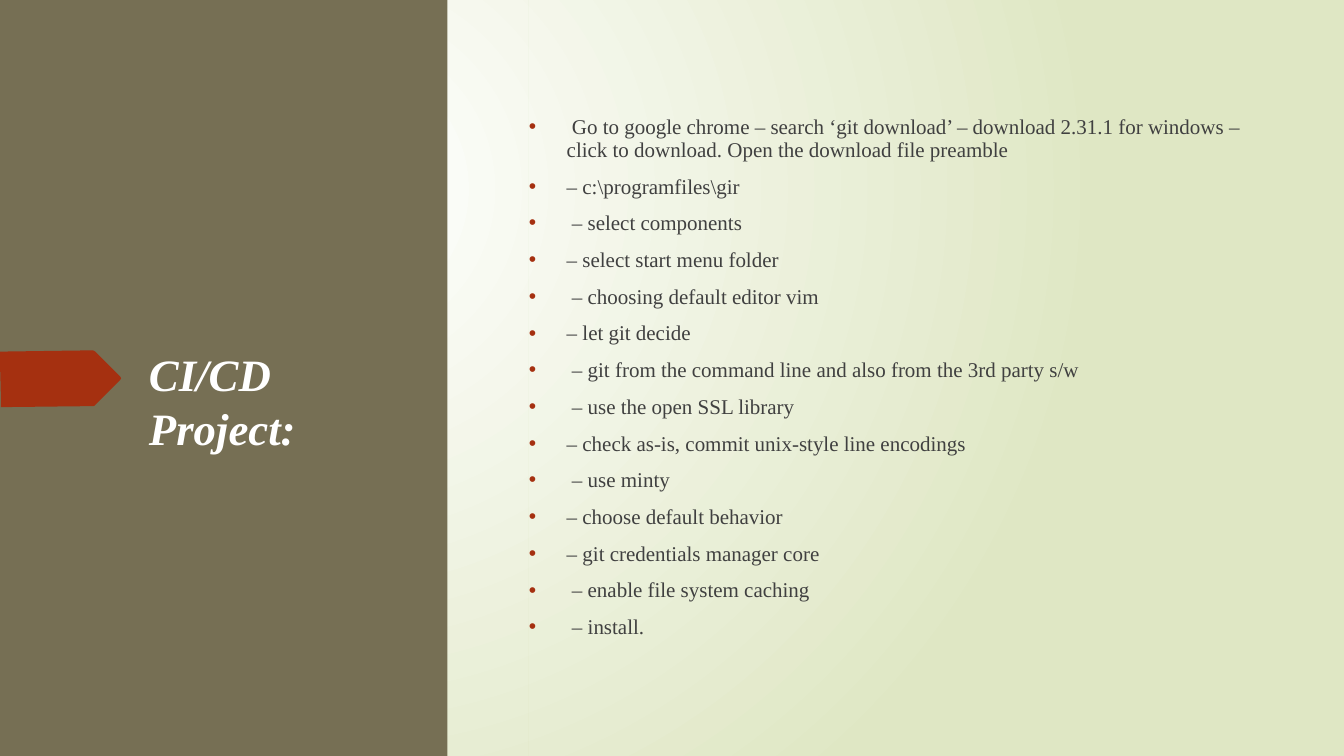
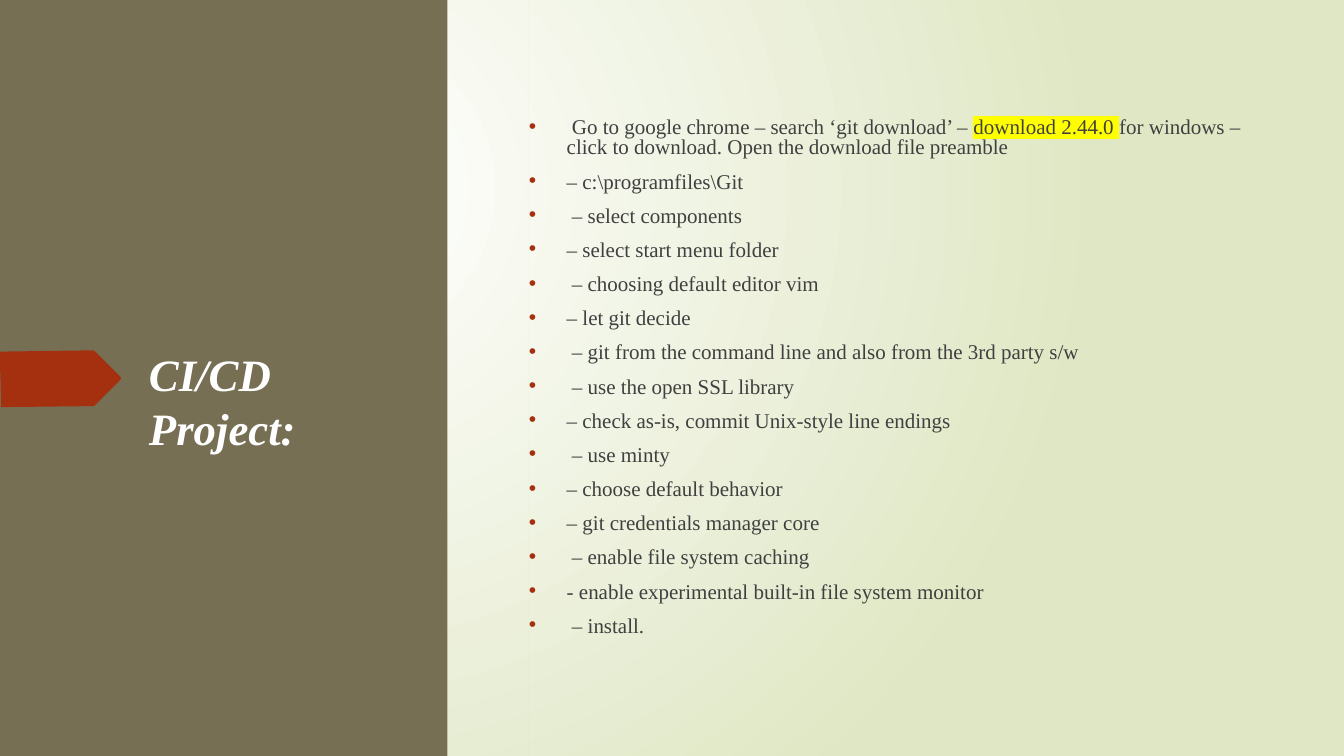
Before and after one commit to Ashok1012/test, a slide deck: slide 40 of DevOps.pptx. Drawn at 1344x756 pixels with LibreOffice and Linux fonts; fonts in the diff are those of the drawing. Boxes give left, top, right and bottom in pixels: in the first picture for what was removed or moved away, otherwise in the second. Text is boxed around its words. In the diff, an @@ line names an element or a change of style, - is before the commit and + after.

```diff
--- a/DevOps.pptx
+++ b/DevOps.pptx
@@ text at (567, 119, 1225, 193): text changed @@
-• Go to google chrome – search ‘git download’ – download 2.31.1 for windows – click to download. Open the download file preamble
-• – c:\programfiles\gir
+• Go to google chrome – search ‘git download’ – download 2.44.0 for windows – click to download. Open the download file preamble
+• – c:\programfiles\Git
@@ text at (582, 208, 1078, 634): line spacing 0.9 to 0.8 @@
@@ text at (582, 413, 950, 432): text changed @@
-• – check as-is, commit unix-style line encodings
+• – check as-is, commit Unix-style line endings
@@ text at (579, 584, 983, 603): paragraph added @@
+• - enable experimental built-in file system monitor
```
Also in this commit, not shown: 48 other slides changed, 9 slides added, 2 slides removed.
